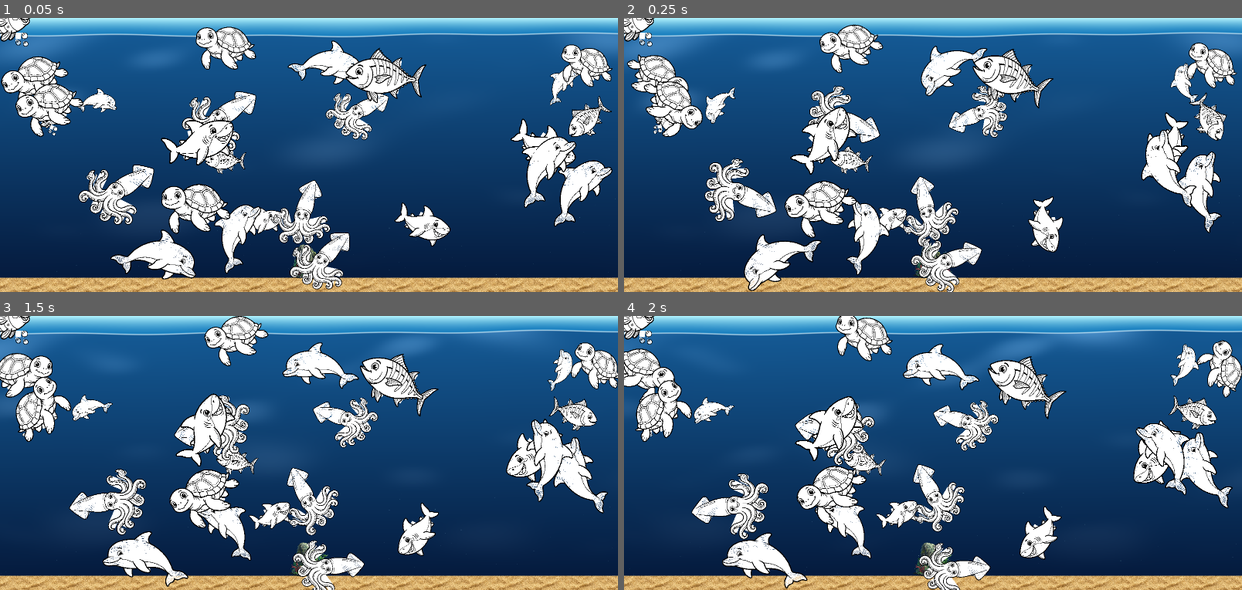
Above: before the commit, frames 1-4 (two rows, left to right).
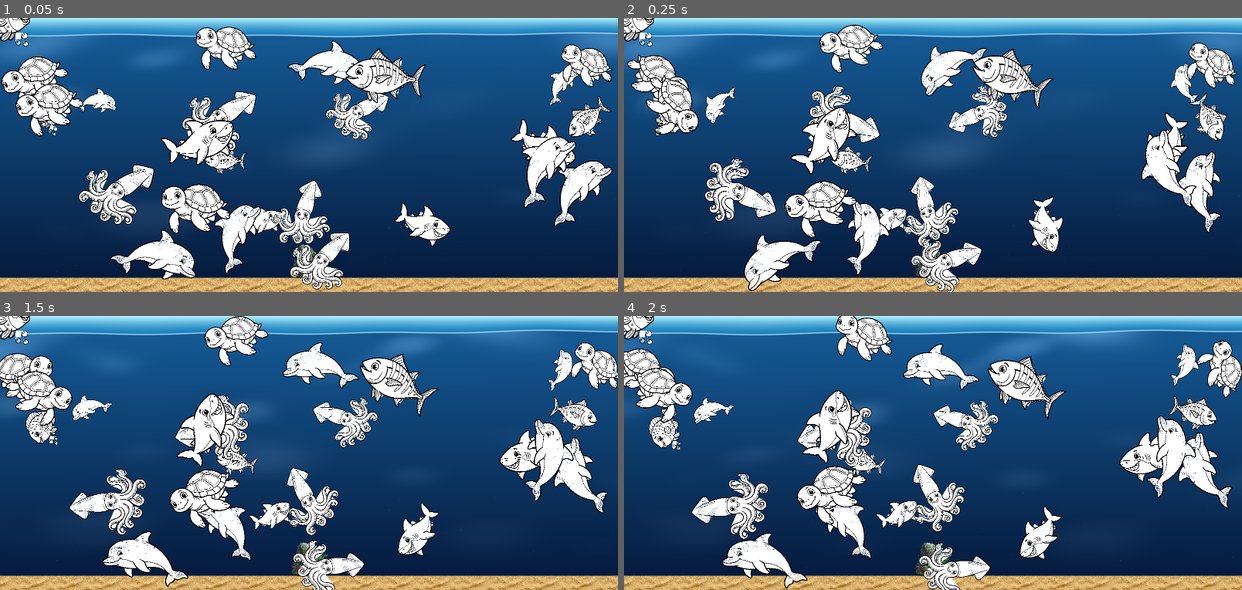
Above: after the commit, the same moments.

Repository: dreamthread-dev/digital-aquarium
Game: Godot game, scene res://scenes/aquarium_scene.tscn
The game is run twice, just before and just after one commit, with the same random seed, the same clock (stepped at 60 frames per second) and the same inputs.
Inputs:
- Up to frame 1 (0.05 s): no input
- Up to frame 2 (0.25 s): no input
- Up to frame 3 (1.5 s): tap Enter at 0.5 s
- Up to frame 4 (2 s): no input

The runs differ from the first frame. In frame 1, 0.3% of the frame differs, in the area x 2-14%, y 23-44%; in frame 2, 0.9%; in frame 3, 3.1%; in frame 4, 4.3%, in the area x 0-93%, y 18-67%.

Commit message:
feat: 魚の群れ（結合・整列）アルゴリズムを無効化し団子状態を解消 (#56)

Diff:
--- a/godot/scripts/fish.gd
+++ b/godot/scripts/fish.gd
@@ -260,8 +260,11 @@
 	var combined_force: Vector2 = Vector2.ZERO
 
 	if separation_count > 0:
-		separation_force = (separation_force / float(separation_count)).normalized() * speed
-		combined_force += (separation_force - velocity) * separation_weight
+		var avg_separation: Vector2 = separation_force / float(separation_count)
+		# .normalized() すると距離の逆数による反発力の強弱が消去されてしまうため、
+		# 平均ベクトルを最大速度に制限（limit_length）することで、至近距離ほど強い反発力になるようにします。
+		var desired_vel: Vector2 = avg_separation.limit_length(speed)
+		combined_force += (desired_vel - velocity) * separation_weight
 
 	if alignment_count > 0:
 		alignment_vel = (alignment_vel / float(alignment_count)).normalized() * speed
--- a/godot/scripts/fish_manager.gd
+++ b/godot/scripts/fish_manager.gd
@@ -26,8 +26,8 @@
 var cohesion_radius: float = 200.0
 
 var separation_weight: float = 1.5
-var alignment_weight: float = 1.0
-var cohesion_weight: float = 1.0
+var alignment_weight: float = 0.0 # 無効化 (群れ形成防止)
+var cohesion_weight: float = 0.0  # 無効化 (団子状態防止)
 var wander_weight: float = 0.3
 var wall_avoid_weight: float = 2.5
 
@@ -214,8 +214,15 @@
 
 		# アクティブな魚のみ近傍探索を行う
 		if fish.current_state == Fish.State.STATE_ACTIVE:
-			# 周囲の探索範囲 (最も大きい半径を基準にする)
-			var query_radius: float = maxf(cohesion_radius, maxf(alignment_radius, separation_radius))
+			# 周囲の探索範囲 (有効な挙動の最大半径を基準にする)
+			var query_radius: float = 0.0
+			if separation_weight > 0.0:
+				query_radius = maxf(query_radius, separation_radius)
+			if alignment_weight > 0.0:
+				query_radius = maxf(query_radius, alignment_radius)
+			if cohesion_weight > 0.0:
+				query_radius = maxf(query_radius, cohesion_radius)
+
 			var query_rect: Rect2 = Rect2(
 				fish.global_position - Vector2(query_radius, query_radius),
 				Vector2(query_radius * 2.0, query_radius * 2.0)
